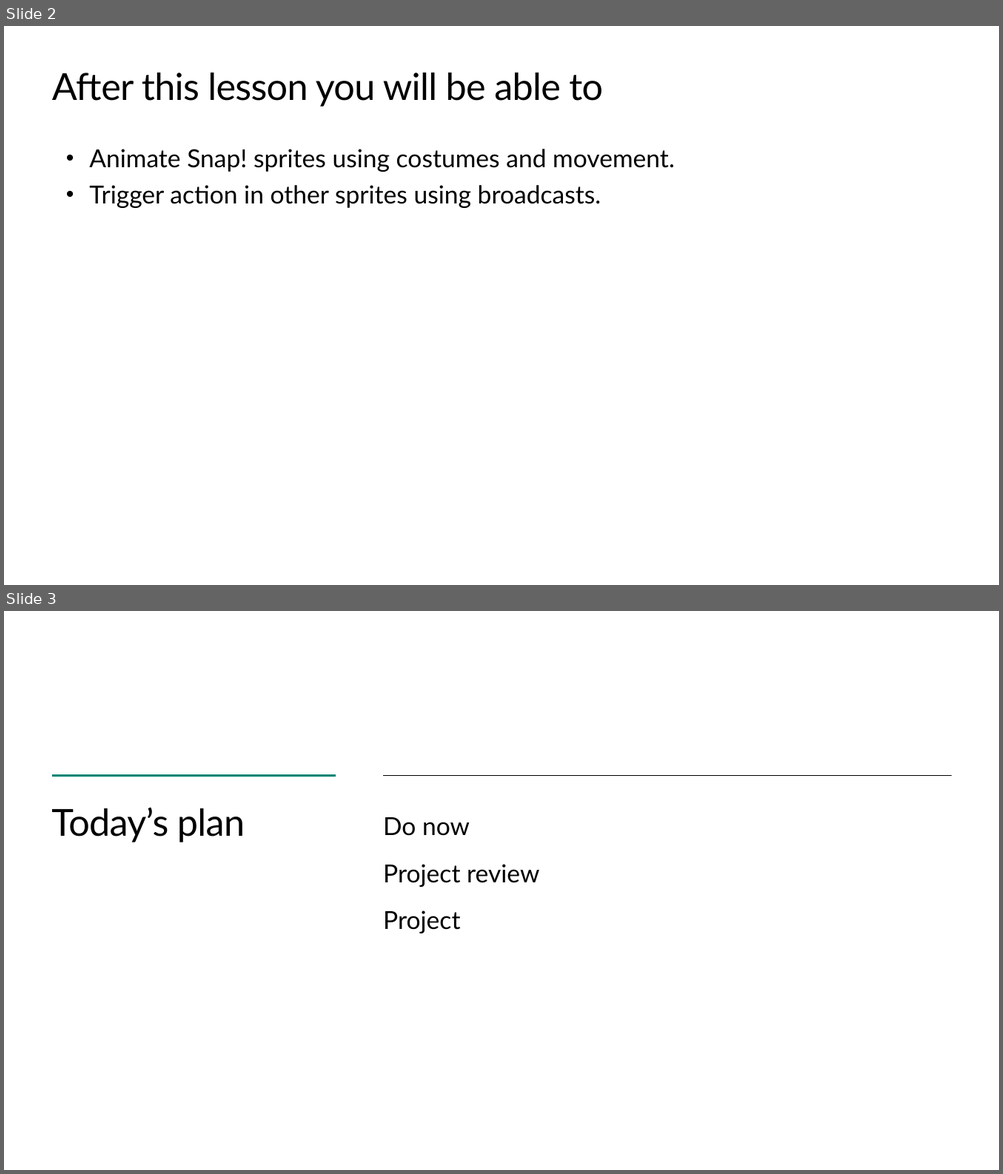
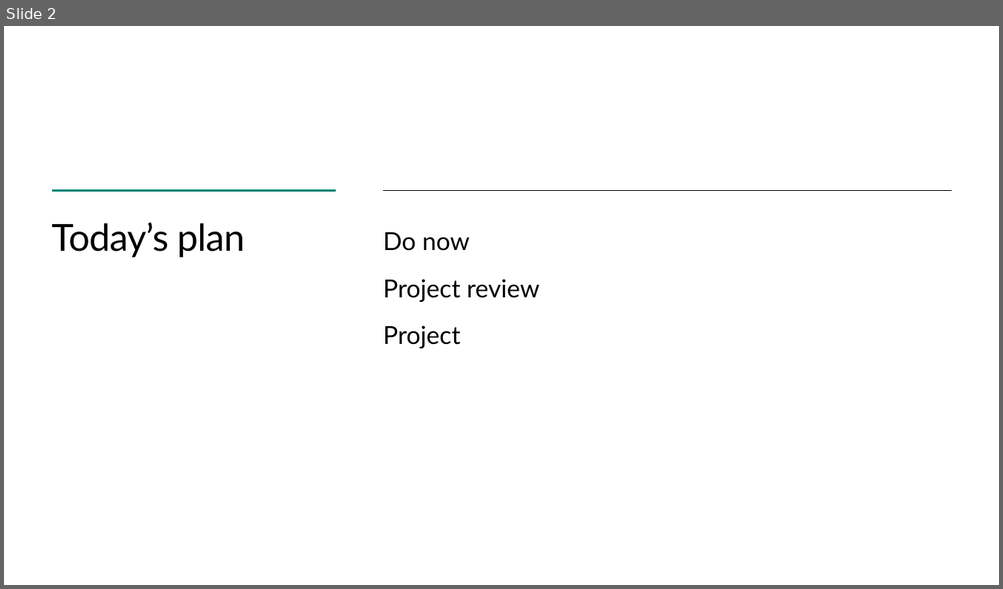
Before and after one commit to TEALSK12/introduction-to-computer-science, a slide deck: slidedecks/TEALS SNAP 1.5.pptx. Shown one above the other, each under a label of ours: slides 2 and 3 before the commit, slide 2 after it. The pictures are 1003x1174 and 1003x589 pixels, drawn with LibreOffice and Linux fonts; fonts in the diff are those of the drawing; background and template pictures are left out. Boxes give left, top, right and bottom in pixels: in the first picture for what was removed or moved away, otherwise in the second. Text is boxed around its words. In the diff, an @@ line names an element or a change of style, - is before the commit and + after.

```diff
--- a/slidedecks/TEALS SNAP 1.5.pptx
+++ b/slidedecks/TEALS SNAP 1.5.pptx
@@ slide 2 removed at [4, 26, 999, 585], background #FFFFFF @@
@@ title removed at [52, 73, 603, 107] @@
-After this lesson you will be able to
@@ text removed at [89, 149, 674, 208] @@
-• Animate Snap! sprites using costumes and movement.
-• Trigger action in other sprites using broadcasts.
@@ what was slide 3 is now slide 2 @@
```
Also in this commit, not shown: 3 slides changed, 1 slide added, 1 other slide removed, 11 other files.
